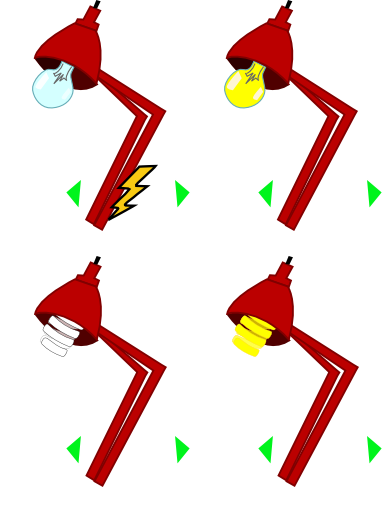
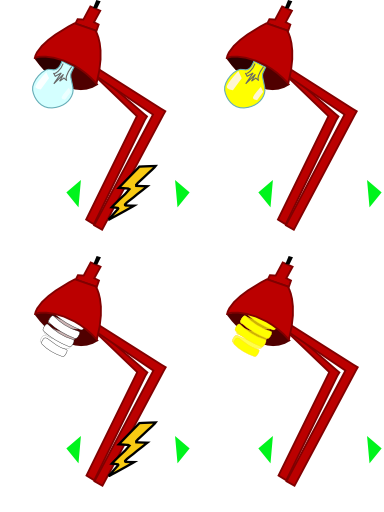
Comparing the layer stacks of the two w=384, h=512 images. Changes:
painted on "Background" over box(108, 421, 158, 477)
